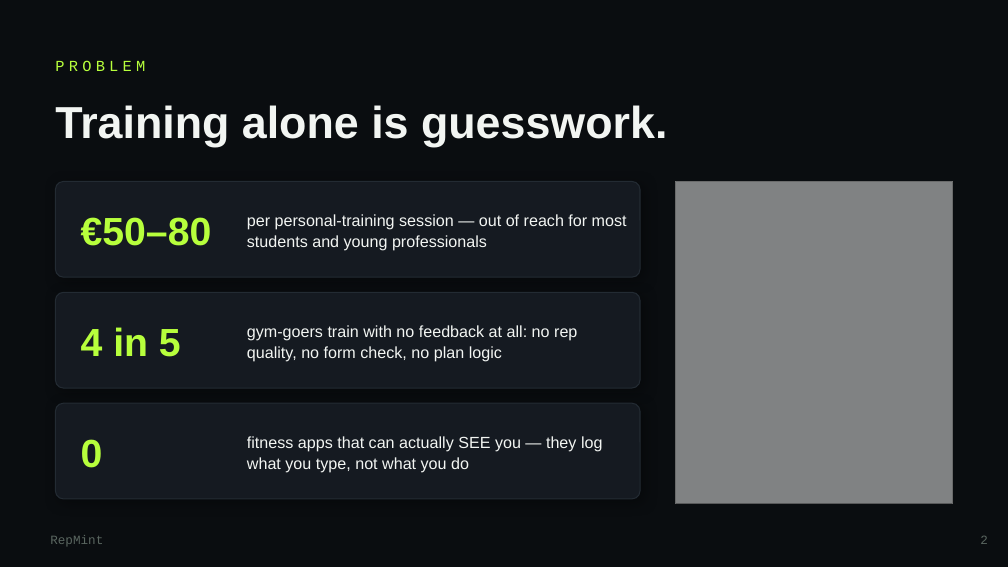
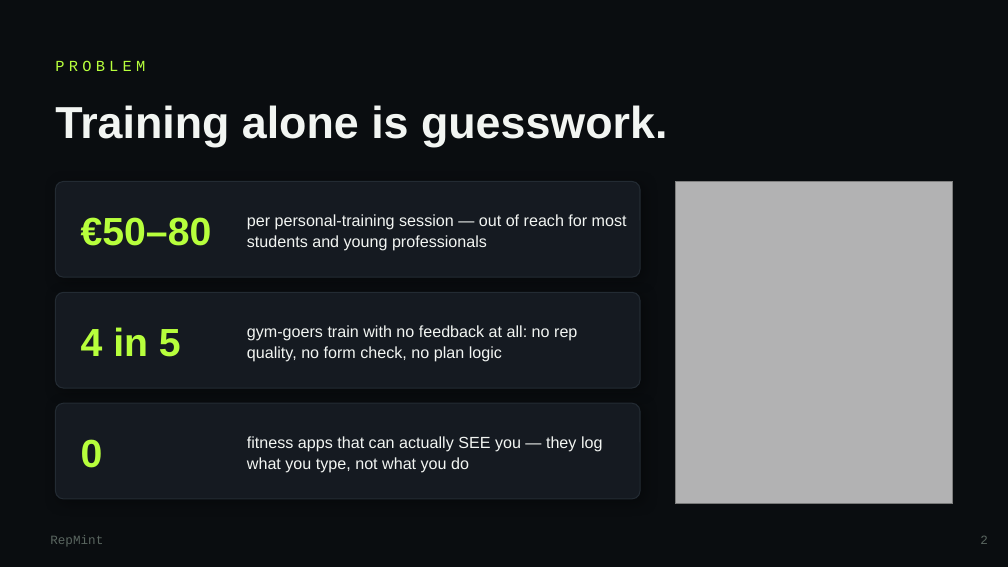
Before and after one commit to simplyYK/repmint, a slide deck: slide 2 of presentation/RepMint-MVP-Deck.pptx. Drawn at 1008x567 pixels with LibreOffice and Linux fonts; fonts in the diff are those of the drawing; grey boxes stand for pictures. Boxes give left, top, right and bottom in pixels: in the first picture for what was removed or moved away, otherwise in the second. Text is boxed around its words. In the diff, an @@ line names an element or a change of style, - is before the commit and + after.

```diff
--- a/presentation/RepMint-MVP-Deck.pptx
+++ b/presentation/RepMint-MVP-Deck.pptx
@@ rectangle at [675, 181, 953, 504]: fill #0A0D10 at 40% opacity to #0A0D10 at 15% opacity @@
```
Also in this commit, not shown: 5 other slides changed, 11 other files.
